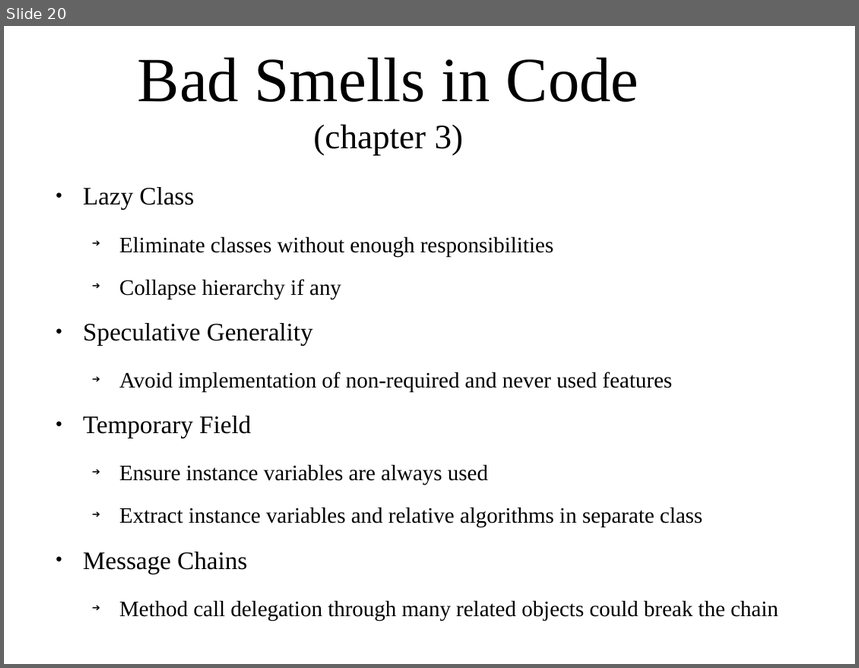
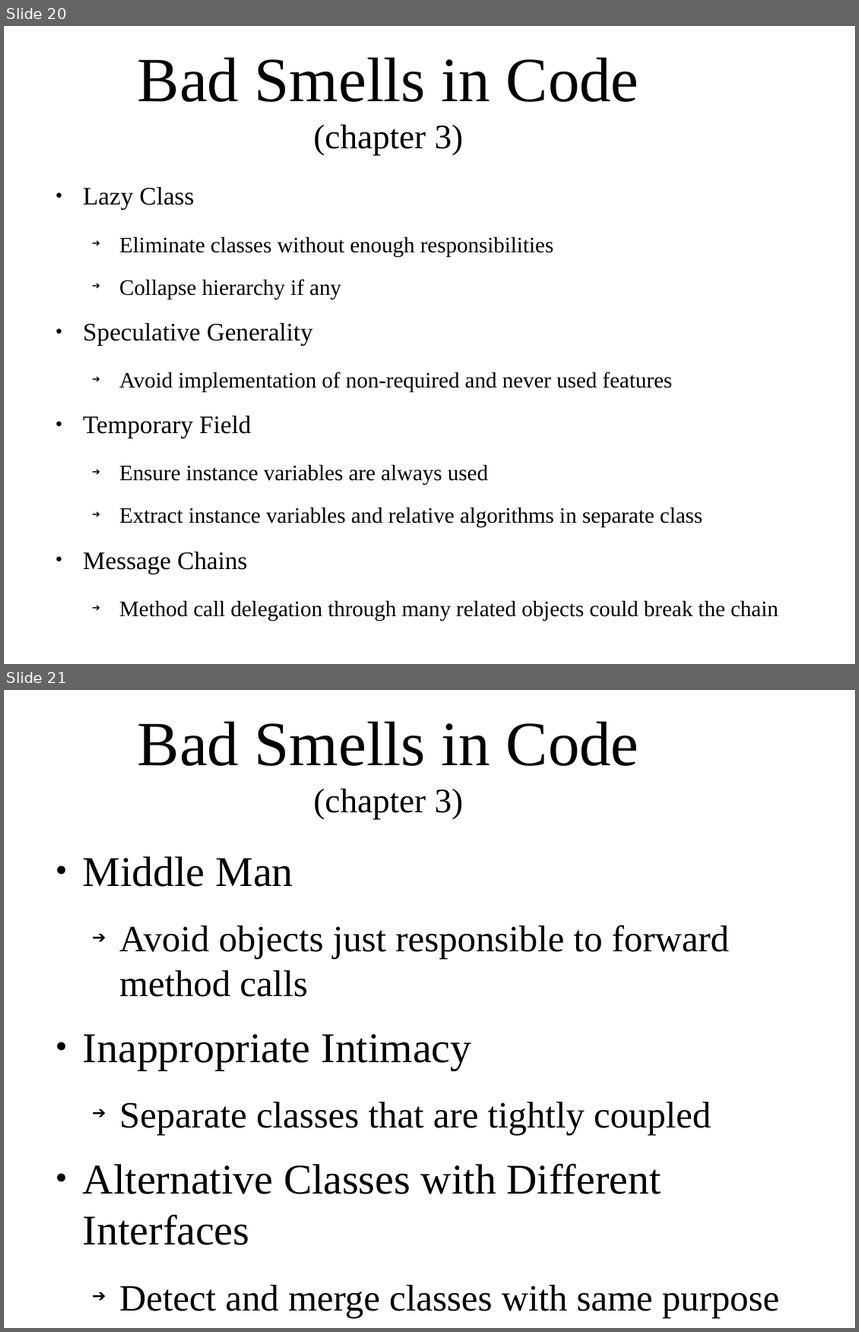
Before and after one commit to sellittf/gmtech_school, a slide deck: presentations/principles_in_refactoring.odp. Shown one above the other, each under a label of ours: slide 20 before the commit, slides 20 and 21 after it. The pictures are 859x668 and 859x1332 pixels, drawn with LibreOffice and Linux fonts; fonts in the diff are those of the drawing; background and template pictures are left out. Boxes give left, top, right and bottom in pixels: in the first picture for what was removed or moved away, otherwise in the second. Text is boxed around its words. In the diff, an @@ line names an element or a change of style, - is before the commit and + after.

Commit message:
more bad smell refactorings

```diff
--- a/presentations/principles_in_refactoring.odp
+++ b/presentations/principles_in_refactoring.odp
@@ slide 21 added at (4,690,855,1328), background picture (left out) @@
@@ title added at (138,721,639,819), 58.7 pt, text #000000 @@
+Bad Smells in Code
+(chapter 3)
@@ text added at (83,856,779,1319), 34.6 pt, text #000000 @@
+● Middle Man
+  ➔ Avoid objects just responsible to forward method calls
+● Inappropriate Intimacy
+  ➔ Separate classes that are tightly coupled
+● Alternative Classes with Different Interfaces
+  ➔ Detect and merge classes with same purpose
```
Also in this commit, not shown: 10 other files.
